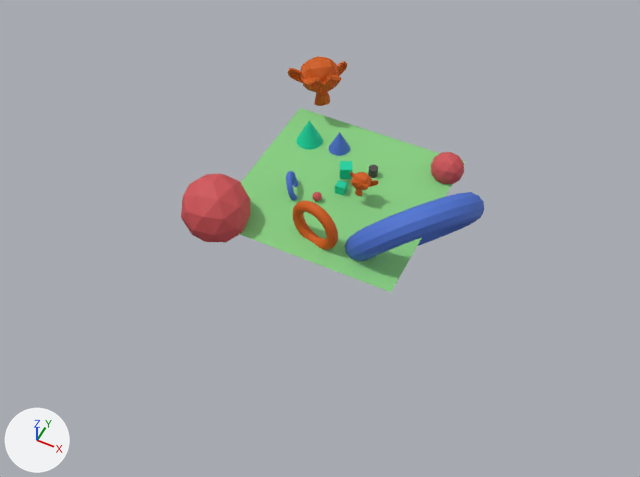
One commit to the OBJ model res/models/scene/scene.obj: the scene before it, then after it.
One viewpoint serves both versions: a 50 mm lens placed at (54.6, -119.0, 131.5), pointed at (-0.2, -9.4, -5.5). Lighting does not change. The marker at lower left points along +X, +Y and +Z. Where no turn or scale is listed for an object, it has been applied to the vertices.

Names of what the first picture shows: 'Grid', 'Icosphere.001_Icosphere', 'Icosphere.002_Icosphere.001', 'Suzanne.001', 'Torus.001', 'Torus.002'.
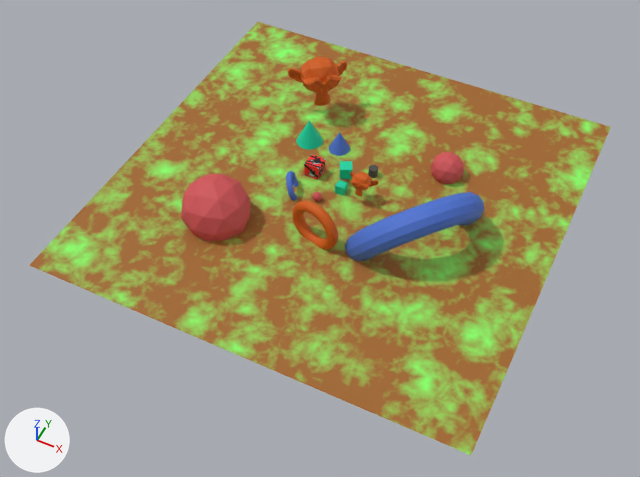
Pixel boxes (x1, y1, x2, y2) of what changed, in the pictures (640 x 477 px):
'Ground', added: after (29, 22, 611, 455)
'Grid', deleted (green): before (239, 108, 465, 292)
'Cube.002_Cube.001', added (red): after (304, 154, 325, 180)

What the commit changed:
Picture 'GroundTexture.png' (img_groundtexture_png) is new.
Picture 'cube.png' (img_cube_png) is new.
Material 'Ground' (mat_ground) is new.
Its texture is img_groundtexture_png.
Its roughness is 0.69.
Material 'Material' (mat_material) is new.
Its texture is img_cube_png.
Its roughness is 0.69.
Mesh me_ground is new.
It has 4 vertices, 2 faces and spans x -45.2..45.2, y -45.2..45.2, z 0.0.
It uses material mat_ground (picture img_groundtexture_png).
Mesh me_cube_002_cube_001 is new.
It is a box spanning x -9.01..-5.73, y 0.82..4.1, z 0.03..3.3.
It uses material mat_material (picture img_cube_png).
Object 'Grid' (ob_grid) is deleted.
Object 'Ground' (ob_ground) is new; it shows me_ground.
Its location is (0.0, 0.0, 0.0).
Object 'Cube.002_Cube.001' (ob_cube_002_cube_001) is new; it shows me_cube_002_cube_001.
Its location is (0.0, 0.0, 0.0).
